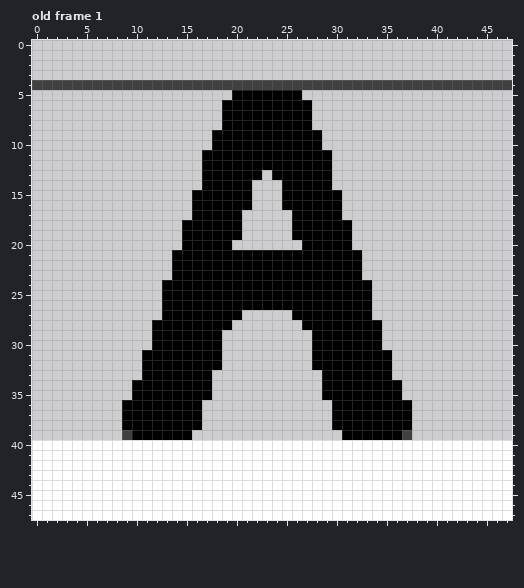
Two versions of one pixel-art file, Source/Ririgitriz.ase. Above, as it was before the edit.
48x48 pixels, 44 frames. Shown: old frame 1. The commit also changed other frames, which this record leaves out.
The result:
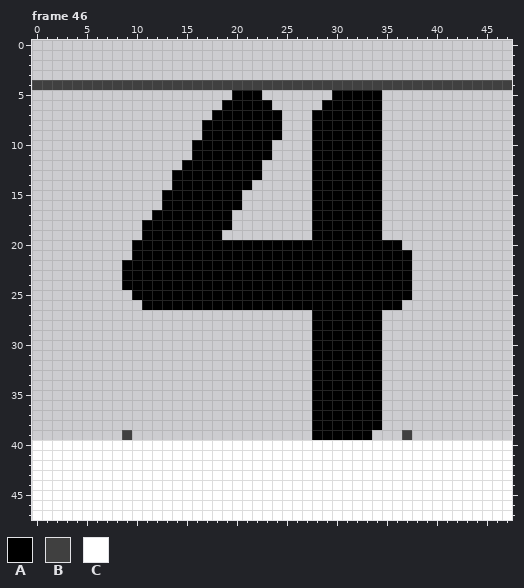
Palette (. is transparent): A #000000  B #404040  C #ffffff
A new or re-ordered frame is compared with the old frame closest to it.
From old to new:
frames 44 -> 51
Changed rows in their new state; - is an unchanged pixel.
Frame 46 is new; against old frame 1, layer "Sprite Sheet":
first column x 9:
 5 --------------....---AAAAA---
 6 ---------------....-AAAAAA---
 7 ---------A------...AAAAAAA---
 8 --------AA------...AAAAAAA---
 9 --------A-------...-AAAAAA---
10 -------AA------....-AAAAAA---
11 -------A-------....--AAAAA---
12 ------AA------.....--AAAAA---
13 -----AAA-------....--AAAAA---
14 -----AAA--------...--AAAAA---
15 ----AAA-----.---...---AAAA---
16 ----AAA-----.---...---AAAA---
17 ---AAAA----.-----..---AAAA---
18 --AAAA-----.-----..----AAA---
19 --AAAA----..-----..----AAA---
20 -AAAAA-----AAAAAAA-----AAAAA-
21 -AAAA-------------------AAAAA
22 AAAAA-------------------AAAAA
23 AAAAA-------------------AAAAA
24 AAAA---------------------AAAA
25 -AAA---------------------AAAA
26 --AA---------------------AAA-
27 ----........-----..------A---
28 ---........-------.----------
29 ---.......-------------------
30 ---.......-------------------
31 --........----------------.--
32 --........----------------.--
33 --.......----------A------.--
34 -........----------A------..-
35 -........----------A------..-
36 ........-----------AA-----...
37 ........-----------AA-----...
38 ........-----------AA-----...
39 -......------------AAA---...-
